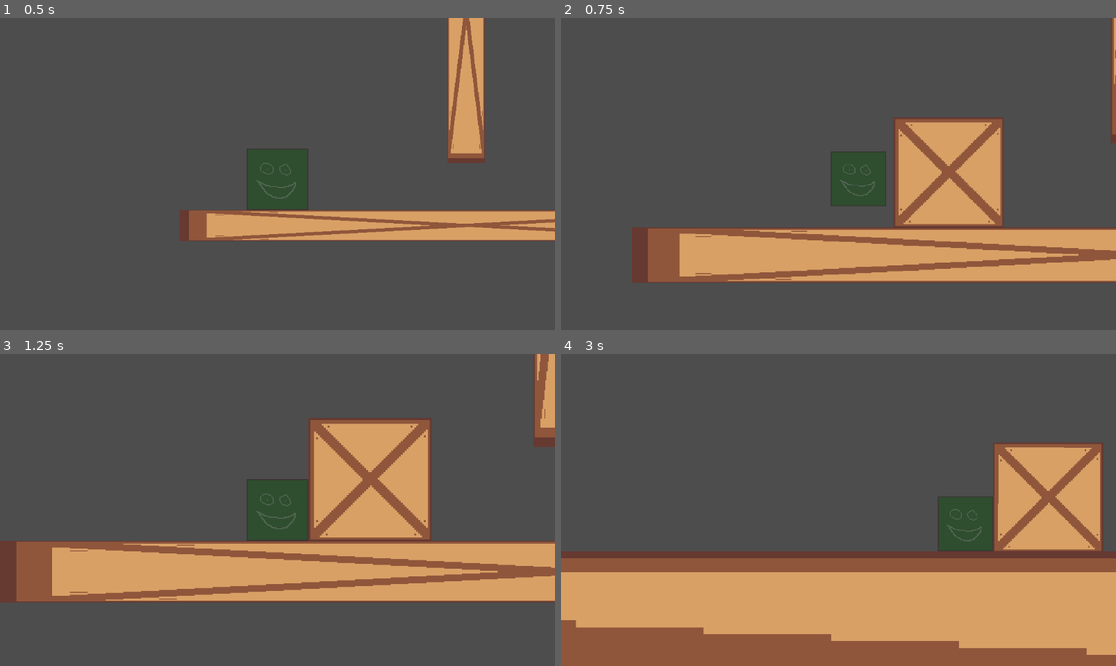
Above: before the commit, frames 1-4 (two rows, left to right).
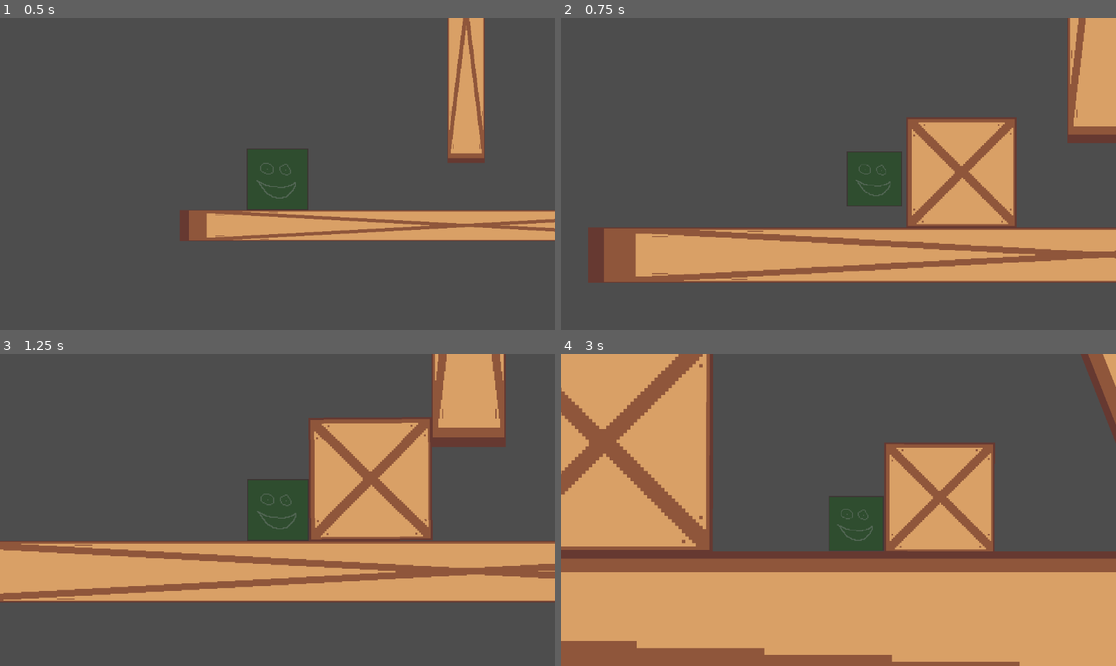
Above: after the commit, the same moments.

Repository: jkuball/splittle-bocks
Game: Godot game, scene res://scenes/playground.tscn
The game is run twice, just before and just after one commit, with the same random seed, the same clock (stepped at 60 frames per second) and the same inputs.
Inputs:
- Up to frame 1 (0.5 s): no input
- Up to frame 2 (0.75 s): hold D (player_right) from 0.53 s (still down); tap Space (player_splittle) at 0.6 s
- Up to frame 3 (1.25 s): keep holding D (player_right)
- Up to frame 4 (3 s): tap Space (player_splittle) at 1.35, 2.1, 2.85 s; release D (player_right) at 2.03 s; hold A (player_left) 2.03-2.78 s; hold D (player_right) from 2.78 s (still down)

Frame 1 is identical in both runs. In frame 2, 13% of the frame differs, in the area x 4-100%, y 0-85%; in frame 3, 13%; in frame 4, 39%, in the area x 0-100%, y 0-100%.

Commit message:
also scale movement

Diff:
--- a/scripts/player_movement.gd
+++ b/scripts/player_movement.gd
@@ -6,8 +6,7 @@
 
 signal splittle(scale)
 
-const SPEED = 300.0
-const JUMP_VELOCITY = -400.0
+const SPEED = 58000.0
 
 var bocksScale = 1.0
 var spawn_right = true
@@ -40,12 +39,9 @@
 	# As good practice, you should replace UI actions with custom gameplay actions.
 	var direction := Input.get_axis("player_left", "player_right")
 	if direction:
-		if direction>0:
-			spawn_right = true
-		else:
-			spawn_right = false
-		velocity.x = direction * SPEED
+		spawn_right = direction > 0
+		velocity.x = direction * SPEED * bocksScale * delta
 	else:
-		velocity.x = move_toward(velocity.x, 0, SPEED)
+		velocity.x = move_toward(velocity.x, 0, SPEED * bocksScale * delta)
 
 	move_and_slide()
